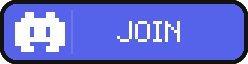
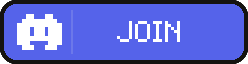
Revision of a layered 248px x 64px image; what changed, layer by layer:
painted on "Pasted Layer" over left=15, top=12, right=65, bottom=52